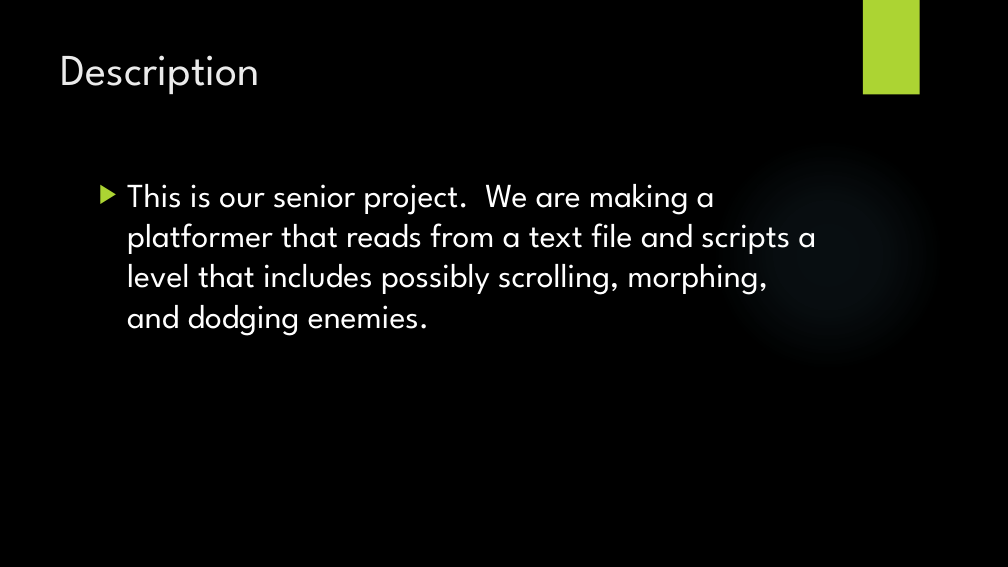
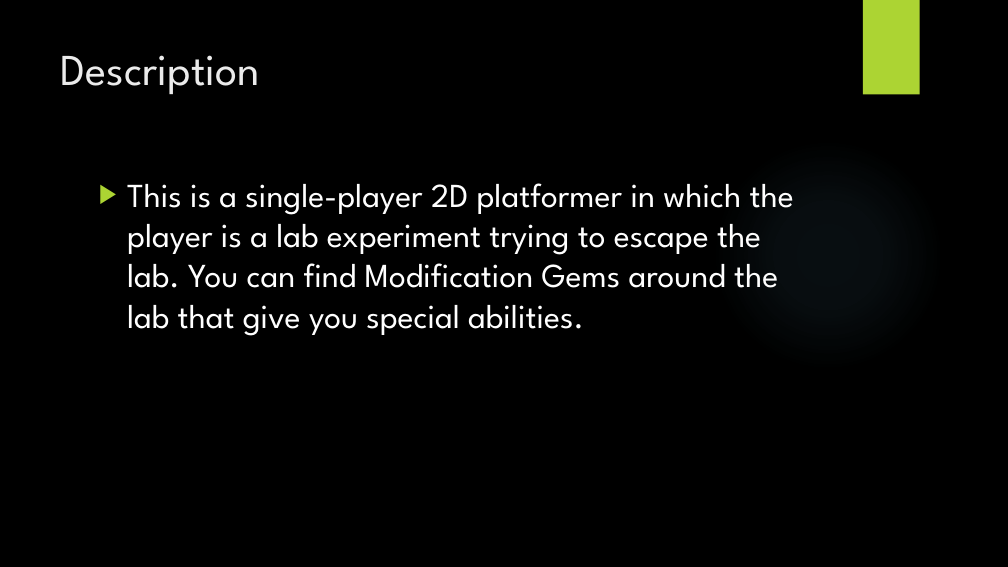
Before and after one commit to killjoy01/SeniorProject, a slide deck: slide 3 of Presentation.pptx. Drawn at 1008x567 pixels with LibreOffice and Linux fonts; fonts in the diff are those of the drawing; background and template pictures are left out. Boxes give left, top, right and bottom in pixels: in the first picture for what was removed or moved away, otherwise in the second. Text is boxed around its words. In the diff, an @@ line names an element or a change of style, - is before the commit and + after.

```diff
--- a/Presentation.pptx
+++ b/Presentation.pptx
@@ text at [127,183,794,336]: text changed @@
-▶ This is our senior project. We are making a platformer that reads from a text file and scripts a level that includes possibly scrolling, morphing, and dodging enemies.
+▶ This is a single-player 2D platformer in which the player is a lab experiment trying to escape the lab. You can find Modification Gems around the lab that give you special abilities.
```
Also in this commit, not shown: 3 other files.
